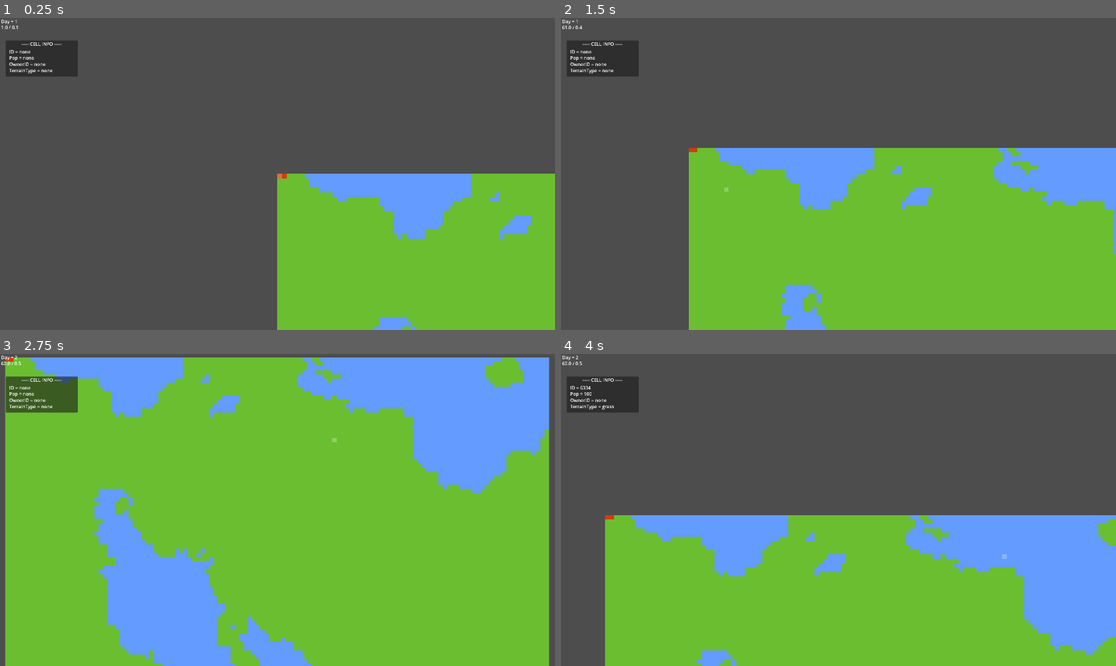
Above: before the commit, frames 1-4 (two rows, left to right).
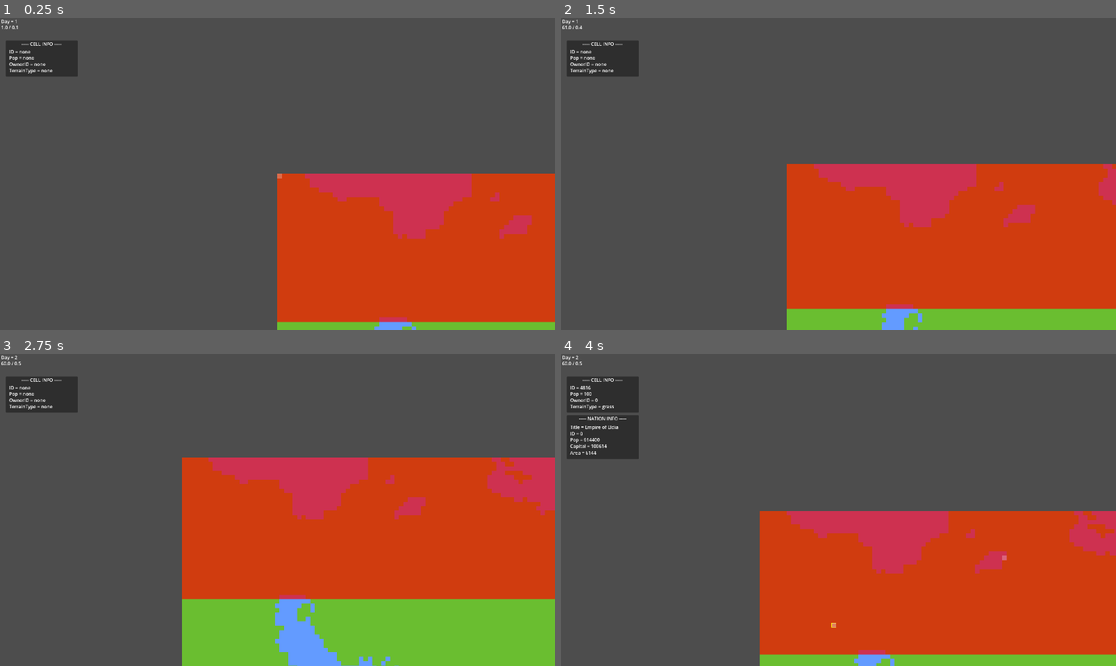
Above: after the commit, the same moments.

Repository: PowerThePowerfullest64/UntitledMapGame
Game: Godot game, scene res://main.tscn
Same seed, same stepped clock (60 frames per second), same inputs: the game is played once before the commit and once after it.
Inputs (mouse positions are in pixels of both pictures, inside the frame that each line leads up to):
- Up to frame 1 (0.25 s): no input
- Up to frame 2 (1.5 s): tap Enter at 0.5 s; move the mouse to (960, 158) at 0.52 s; hold D (move_right) 0.53-1.28 s; tap Mouse wheel up (zoom_in) at 0.6 s; tap Mouse wheel down (zoom_out) at 0.8, 1.35 s; move the mouse to (727, 189) at 1.27 s; hold S (move_down) from 1.28 s (still down)
- Up to frame 3 (2.75 s): tap Mouse wheel up (zoom_in) at 1.55 s; move the mouse to (333, 441) at 2.02 s; release S (move_down) at 2.03 s; hold D (move_right) from 2.03 s (still down); tap T (change_cell_owner) at 2.1 s; tap Mouse wheel down (zoom_out) at 2.3 s
- Up to frame 4 (4 s): move the mouse to (810, 572) at 2.77 s; release D (move_right) at 2.78 s; hold W (move_up) 2.78-3.53 s; click (810, 572) at 2.85 s; tap Mouse wheel up (zoom_in) at 3.05 s; move the mouse to (1005, 556) at 3.52 s; hold A (move_left) from 3.53 s (still down); tap 1 (speed1) at 3.6 s; tap Mouse wheel down (zoom_out) at 3.8 s

The runs differ from the first frame. In frame 1, 24% of the frame differs, in the area x 49-100%, y 49-98%; in frame 2, 42%; in frame 3, 87%, in the area x 0-100%, y 1-100%; in frame 4, 45%.

Commit message:
Add Component System, Balance

Diff:
--- /dev/null
+++ b/Scripts/Components/MovementComponent.gd
@@ -0,0 +1,13 @@
+class_name MovementComponent extends Node
+
+@export var speed: float = 250.0
+
+@export var target: Node2D
+@export var input_component: InputComponent
+@export var camera: Camera2D
+
+func update(delta: float) -> void:
+	if is_instance_valid(camera):
+		target.position += input_component.move_dir * speed / camera.zoom.x * delta
+	else:
+		target.position += input_component.move_dir * speed * delta
--- /dev/null
+++ b/Scripts/Components/input_component.gd
@@ -0,0 +1,21 @@
+class_name InputComponent extends Node
+
+# down
+var move_dir: Vector2 = Vector2.ZERO
+
+# pressed
+var zoom_in_pressed: bool = false
+var zoom_out_pressed: bool = false
+
+# Called when the node enters the scene tree for the first time.
+func _ready() -> void:
+	pass # Replace with function body.
+
+
+func update() -> void:
+	# down
+	move_dir = Input.get_vector("move_left", "move_right", "move_up", "move_down")
+
+	# pressed
+	zoom_in_pressed = Input.is_action_just_pressed("zoom_in")
+	zoom_out_pressed = Input.is_action_just_pressed("zoom_out")
--- /dev/null
+++ b/Scripts/Components/zoom_component.gd
@@ -0,0 +1,25 @@
+class_name ZoomComponent extends Node
+
+@export var sensitivity: float = 1.0
+@export var min_zoom: float = 0.1
+@export var max_zoom: float = 10.0
+## How quickly it interpolates to target zoom
+@export var zoom_rate: float = 5.0
+
+@export var target: Camera2D
+@export var input_component: InputComponent
+
+var target_zoom: Vector2
+
+func _ready() -> void:
+	target_zoom = target.zoom
+
+func update(delta: float) -> void:
+	if input_component.zoom_in_pressed:
+		target_zoom *= 1.0 + (0.05 * sensitivity)
+	if input_component.zoom_out_pressed:
+		target_zoom /= 1.0 + (0.05 * sensitivity)
+
+	target_zoom.x = clampf(target_zoom.x, min_zoom, max_zoom)
+	target_zoom.y = clampf(target_zoom.y, min_zoom, max_zoom)
+	target.zoom = target.zoom.lerp(target_zoom, zoom_rate * delta)
--- a/Scripts/Globals/map_manager.gd
+++ b/Scripts/Globals/map_manager.gd
@@ -5,8 +5,8 @@
 var owner_id: PackedInt32Array
 var terrain_type: PackedStringArray
 
-const width: int = 128
-const height: int = 128
+const width: int = 192
+const height: int = 192
 
 var cell_count: int # how many cells exist
 
@@ -79,7 +79,7 @@
 	var end_index: int = cell_index + count
 
 	for i in range(cell_index, end_index):
-		var births: float = population[i] * 0.00075
+		var births: float = population[i] * 0.0006
 		var deaths: float = population[i] * 0.0005
 		population[i] += births - deaths
 
--- a/Scripts/Globals/nation_manager.gd
+++ b/Scripts/Globals/nation_manager.gd
@@ -8,8 +8,8 @@
 	tilemaplayer = get_node("/root/main/PoliticalLayer")
 
 	TimeManager.day_passed.connect(tick)
-	nations[0].add_cell(0)
-	nations[0].add_cell(1)
+
+	for i in range(192*32): nations[0].add_cell(i)
 
 func update_nations() -> void:
 	for nation in nations:
--- a/Scripts/nation.gd
+++ b/Scripts/nation.gd
@@ -5,8 +5,8 @@
 var population: float = 0.0
 var cells: Array[int] = [] # the cells which it owns stored as ids
 var area: int = 0
-var capital: float = 0.0
-var tax_rate: float = 0.01 # capital per person per day
+var capital: float = 100_000.0
+var tax_rate: float = 0.001 # capital per person per day
 
 func _init(_title: String, _id: int) -> void:
 	title = _title
--- a/Scripts/observer_camera.gd
+++ /dev/null
@@ -1,32 +0,0 @@
-extends Camera2D
-
-@export var speed: float = 750.0
-@export var zoom_sensitivity: float = 1.0
-@export var zoom_rate: float = 5.0
-
-@export var min_zoom: float = 0.1
-@export var max_zoom: float = 10.0
-
-var target_zoom: Vector2
-
-func _ready() -> void:
-	target_zoom = zoom
-
-func _process(delta: float) -> void:
-	update_movement(delta)
-	update_zoom()
-	zoom = zoom.lerp(target_zoom, zoom_rate * delta)
-
-func update_movement(delta: float) -> void:
-	var move_dir: Vector2 = Input.get_vector("move_left", "move_right", "move_up", "move_down")
-
-	position += move_dir * speed / zoom.x * delta
-
-func update_zoom() -> void:
-	if Input.is_action_just_pressed("zoom_in"):
-		target_zoom *= 1.0 + (0.1 * zoom_sensitivity)
-	elif Input.is_action_just_pressed("zoom_out"):
-		target_zoom /= 1.0 + (0.1 * zoom_sensitivity)
-
-	# cap zoom
-	target_zoom = Vector2(max(min(target_zoom.x, max_zoom), min_zoom), max(min(target_zoom.y, max_zoom), min_zoom))
--- /dev/null
+++ b/Scripts/player.gd
@@ -0,0 +1,14 @@
+extends Node2D
+
+@export var input_component: InputComponent
+@export var movement_component: MovementComponent
+
+# Called when the node enters the scene tree for the first time.
+func _ready() -> void:
+	pass # Replace with function body.
+
+
+# Called every frame. 'delta' is the elapsed time since the previous frame.
+func _process(delta: float) -> void:
+	input_component.update()
+	movement_component.update(delta)
--- /dev/null
+++ b/Scripts/player_camera.gd
@@ -0,0 +1,14 @@
+extends Camera2D
+
+@export var input_component: InputComponent
+@export var zoom_component: ZoomComponent
+
+# Called when the node enters the scene tree for the first time.
+func _ready() -> void:
+	pass # Replace with function body.
+
+
+# Called every frame. 'delta' is the elapsed time since the previous frame.
+func _process(delta: float) -> void:
+	input_component.update()
+	zoom_component.update(delta)
--- a/main.tscn
+++ b/main.tscn
@@ -1,9 +1,13 @@
 [gd_scene format=3 uid="uid://43hb11is8lmv"]
 
 [ext_resource type="Texture2D" uid="uid://digemsqhh4wfs" path="res://terrain_tilesheet.svg" id="1_ig7tw"]
-[ext_resource type="Script" uid="uid://c03dcmy8iqho5" path="res://Scripts/observer_camera.gd" id="2_0xm2m"]
 [ext_resource type="Texture2D" uid="uid://43bk8royxski" path="res://political_tilesheet.svg" id="2_1bvp3"]
+[ext_resource type="Script" uid="uid://bycph01bwa2iu" path="res://Scripts/player.gd" id="4_lquwl"]
+[ext_resource type="Script" uid="uid://cv85jx1hflvvh" path="res://Scripts/Components/input_component.gd" id="5_7mycd"]
 [ext_resource type="Script" uid="uid://r76x31duv3gb" path="res://Scripts/Globals/ui_manager.gd" id="5_lquwl"]
+[ext_resource type="Script" uid="uid://dst6rjva8tfso" path="res://Scripts/Components/MovementComponent.gd" id="6_272bh"]
+[ext_resource type="Script" uid="uid://dlsm2blirk8v5" path="res://Scripts/player_camera.gd" id="7_5vw27"]
+[ext_resource type="Script" uid="uid://bb7sy5j6k3cl1" path="res://Scripts/Components/zoom_component.gd" id="8_kek77"]
 
 [sub_resource type="TileSetAtlasSource" id="TileSetAtlasSource_0xm2m"]
 texture = ExtResource("1_ig7tw")
@@ -32,11 +36,6 @@
 modulate = Color(1, 1, 1, 0.6862745)
 z_index = -4
 tile_set = SubResource("TileSet_7mycd")
-
-[node name="Camera2D" type="Camera2D" parent="." unique_id=1269354386]
-position_smoothing_enabled = true
-position_smoothing_speed = 10.0
-script = ExtResource("2_0xm2m")
 
 [node name="UIManager" type="Control" parent="." unique_id=1342489894 node_paths=PackedStringArray("day_counter", "fps_ …(187 unchanged characters)…
 layout_mode = 3
@@ -170,3 +169,36 @@
 offset_right = 99.0
 offset_bottom = 141.0
 text = "Area = "
+
+[node name="Player" type="Node2D" parent="." unique_id=2085244173 node_paths=PackedStringArray("input_component", "movement_component")]
+script = ExtResource("4_lquwl")
+input_component = NodePath("InputComponent")
+movement_component = NodePath("MovementComponent")
+
+[node name="InputComponent" type="Node" parent="Player" unique_id=788907580]
+script = ExtResource("5_7mycd")
+metadata/_custom_type_script = "uid://cv85jx1hflvvh"
+
+[node name="MovementComponent" type="Node" parent="Player" unique_id=1115757222 node_paths=PackedStringArray("target", "input_component", "camera")]
+script = ExtResource("6_272bh")
+target = NodePath("..")
+input_component = NodePath("../InputComponent")
+camera = NodePath("../Camera2D")
+metadata/_custom_type_script = "uid://dst6rjva8tfso"
+
+[node name="Camera2D" type="Camera2D" parent="Player" unique_id=388690362 node_paths=PackedStringArray("input_component", "zoom_component")]
+position_smoothing_enabled = true
+position_smoothing_speed = 10.0
+script = ExtResource("7_5vw27")
+input_component = NodePath("InputComponent")
+zoom_component = NodePath("ZoomComponent")
+
+[node name="InputComponent" type="Node" parent="Player/Camera2D" unique_id=1840844624]
+script = ExtResource("5_7mycd")
+metadata/_custom_type_script = "uid://cv85jx1hflvvh"
+
+[node name="ZoomComponent" type="Node" parent="Player/Camera2D" unique_id=1110842916 node_paths=PackedStringArray("target", "input_component")]
+script = ExtResource("8_kek77")
+target = NodePath("..")
+input_component = NodePath("../InputComponent")
+metadata/_custom_type_script = "uid://bb7sy5j6k3cl1"
Not shown, added: Scripts/Components/MovementComponent.gd.uid
Not shown, added: Scripts/Components/input_component.gd.uid
Not shown, added: Scripts/Components/zoom_component.gd.uid
Not shown, removed: Scripts/observer_camera.gd.uid
Not shown, added: Scripts/player.gd.uid
Not shown, added: Scripts/player_camera.gd.uid
